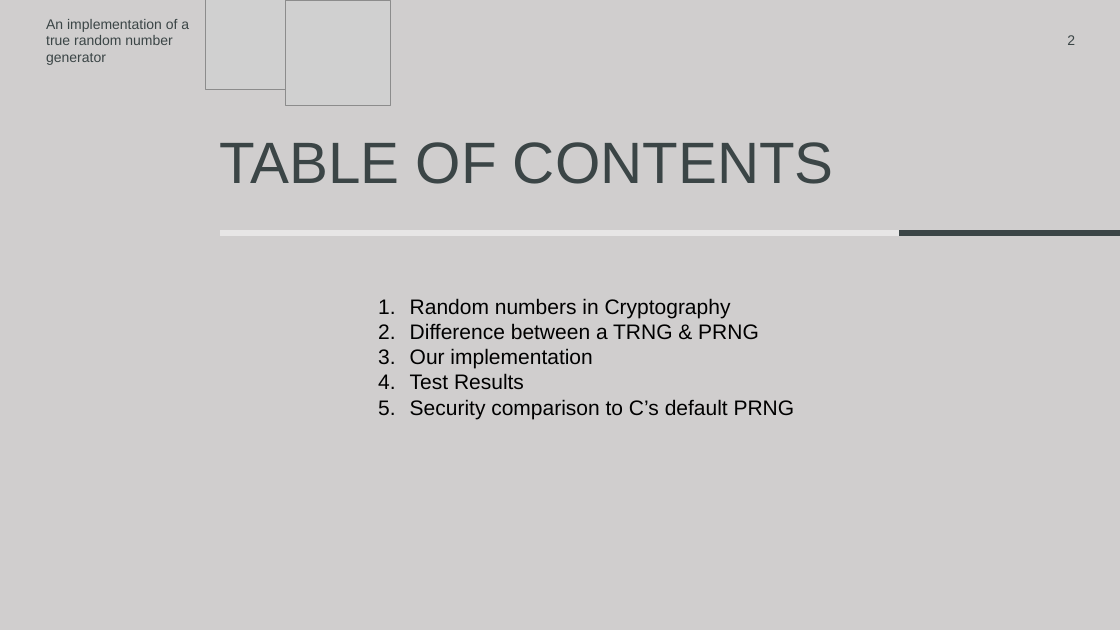
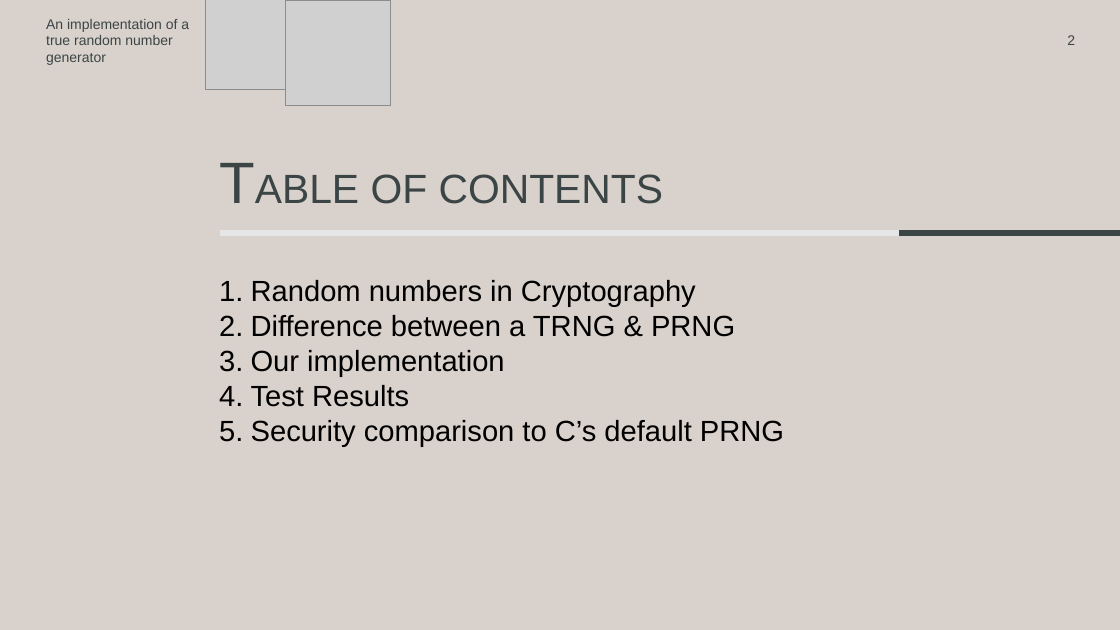
Before and after one commit to FidexEtRatio/RandomNumber, a slide deck: slide 2 of CERC 2025.pptx. Drawn at 1120x630 pixels with LibreOffice and Linux fonts; fonts in the diff are those of the drawing; grey boxes stand for pictures. Boxes give left, top, right and bottom in pixels: in the first picture for what was removed or moved away, otherwise in the second. Text is boxed around its words. In the diff, an @@ line names an element or a change of style, - is before the commit and + after.

```diff
--- a/CERC 2025.pptx
+++ b/CERC 2025.pptx
@@ background #D0CECE to #D9D1CB @@
@@ title "TABLE OF CONTENTS" moved from (x1=219, y1=142, x2=834, y2=184) to (x1=371, y1=174, x2=663, y2=204) @@
@@ title "TABLE OF CONTENTS" at (x1=371, y1=174, x2=663, y2=204): size 50 to 35 pt @@
@@ text "Random numbers in Cryptography" moved from (x1=410, y1=298, x2=795, y2=419) to (x1=251, y1=280, x2=784, y2=447) @@
@@ text "Random numbers in Cryptography" at (x1=251, y1=280, x2=784, y2=447): size 18 to 25 pt @@
```
Also in this commit, not shown: 11 other slides changed.
